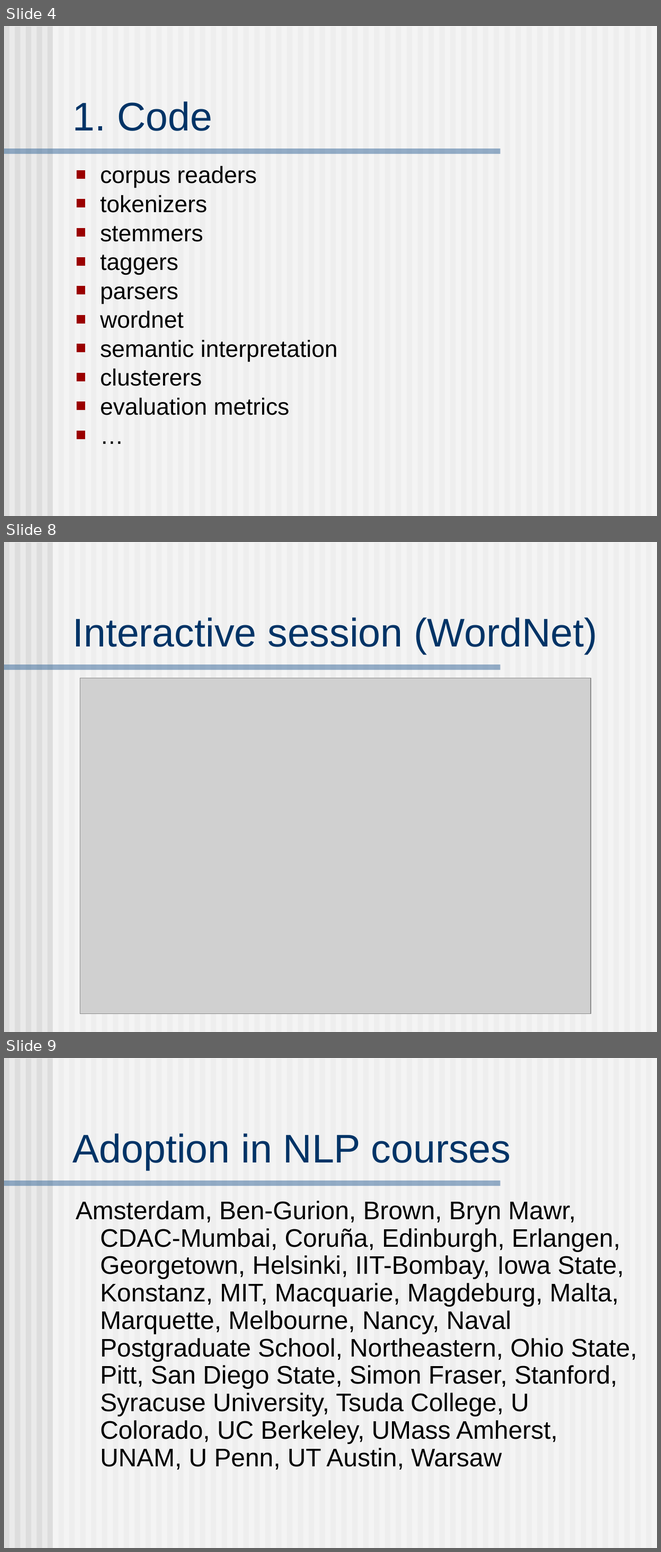
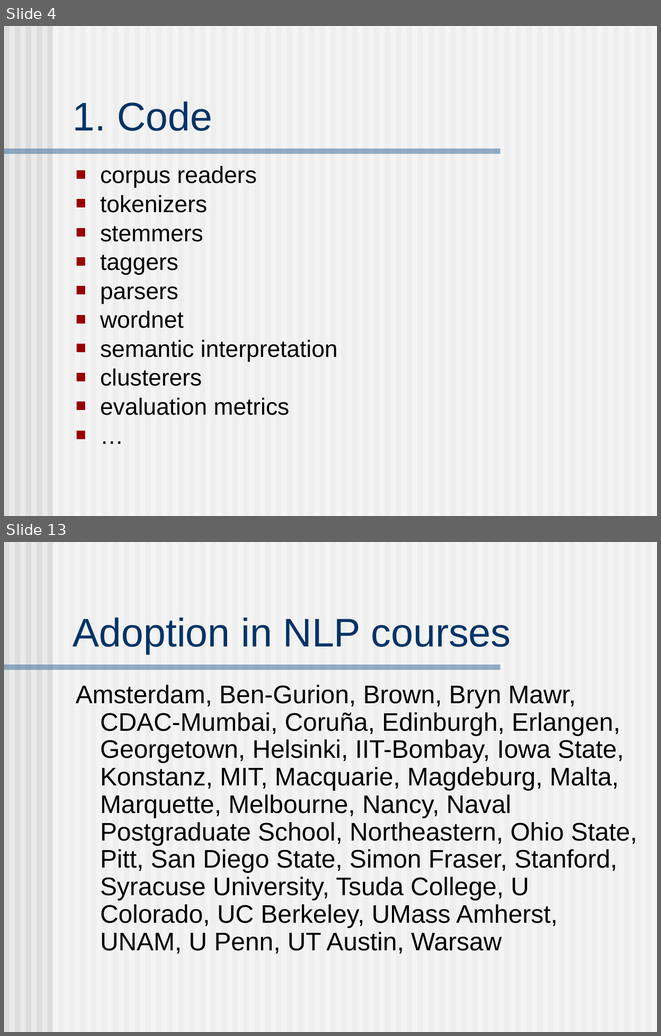
Before and after one commit to nltk/nltk_book, a slide deck: nltk.ppt. Shown one above the other, each under a label of ours: slides 4, 8 and 9 before the commit, slides 4 and 13 after it; the slides between them are not shown. The pictures are 661x1552 and 661x1036 pixels, drawn with LibreOffice and Linux fonts; fonts in the diff are those of the drawing; grey boxes stand for pictures. Boxes give left, top, right and bottom in pixels: in the first picture for what was removed or moved away, otherwise in the second. Text is boxed around its words. In the diff, an @@ line names an element or a change of style, - is before the commit and + after.

```diff
--- a/nltk.ppt
+++ b/nltk.ppt
@@ slide 8 removed at box(4, 542, 657, 1032), background #EAEAEA; not listed: 62 template elements that a slide beside it also shows @@
@@ title removed at box(73, 617, 597, 654) @@
-Interactive session (WordNet)
@@ picture removed at box(80, 678, 591, 1014) @@
@@ what was slide 9 is now slide 13 @@
```
Also in this commit, not shown: 5 slides changed, 6 slides added, 1 other slide removed.
